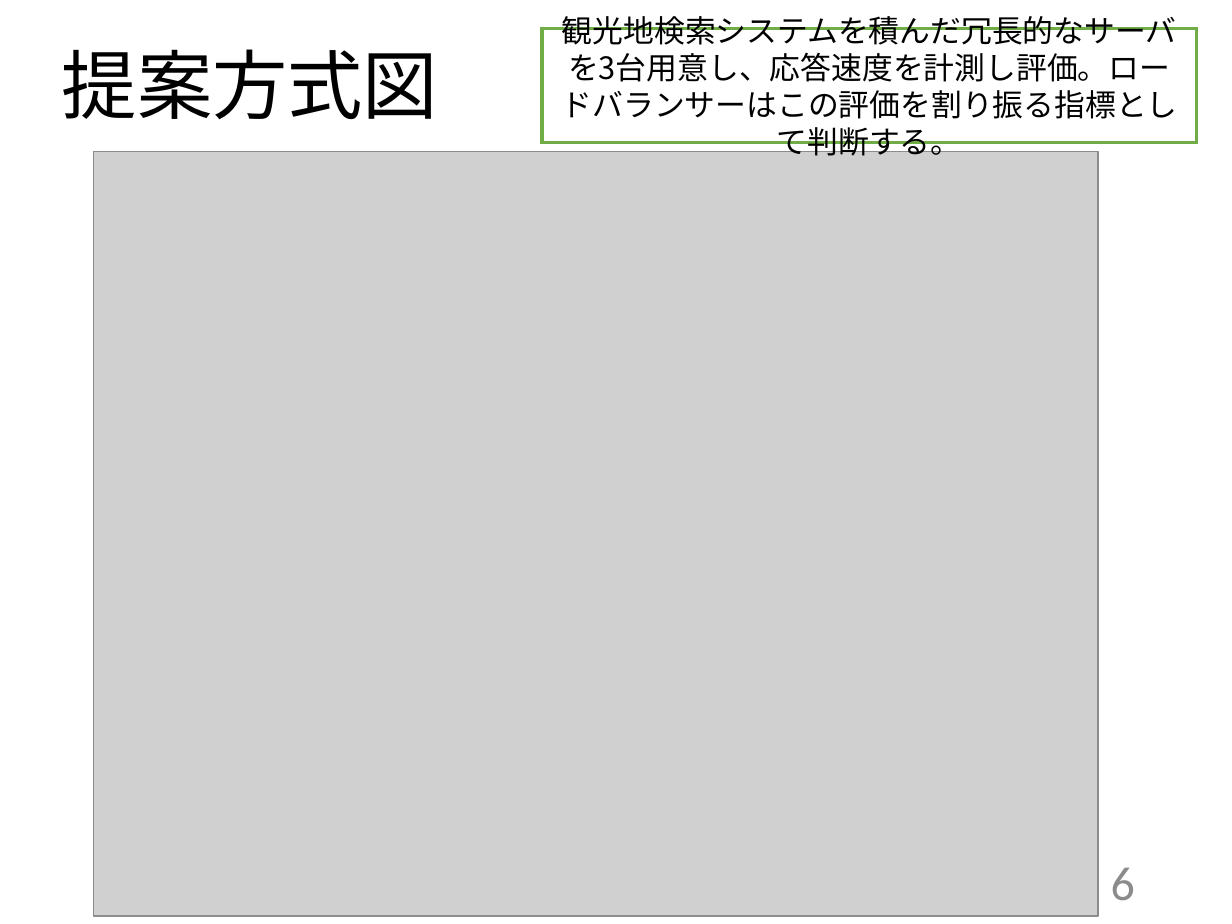
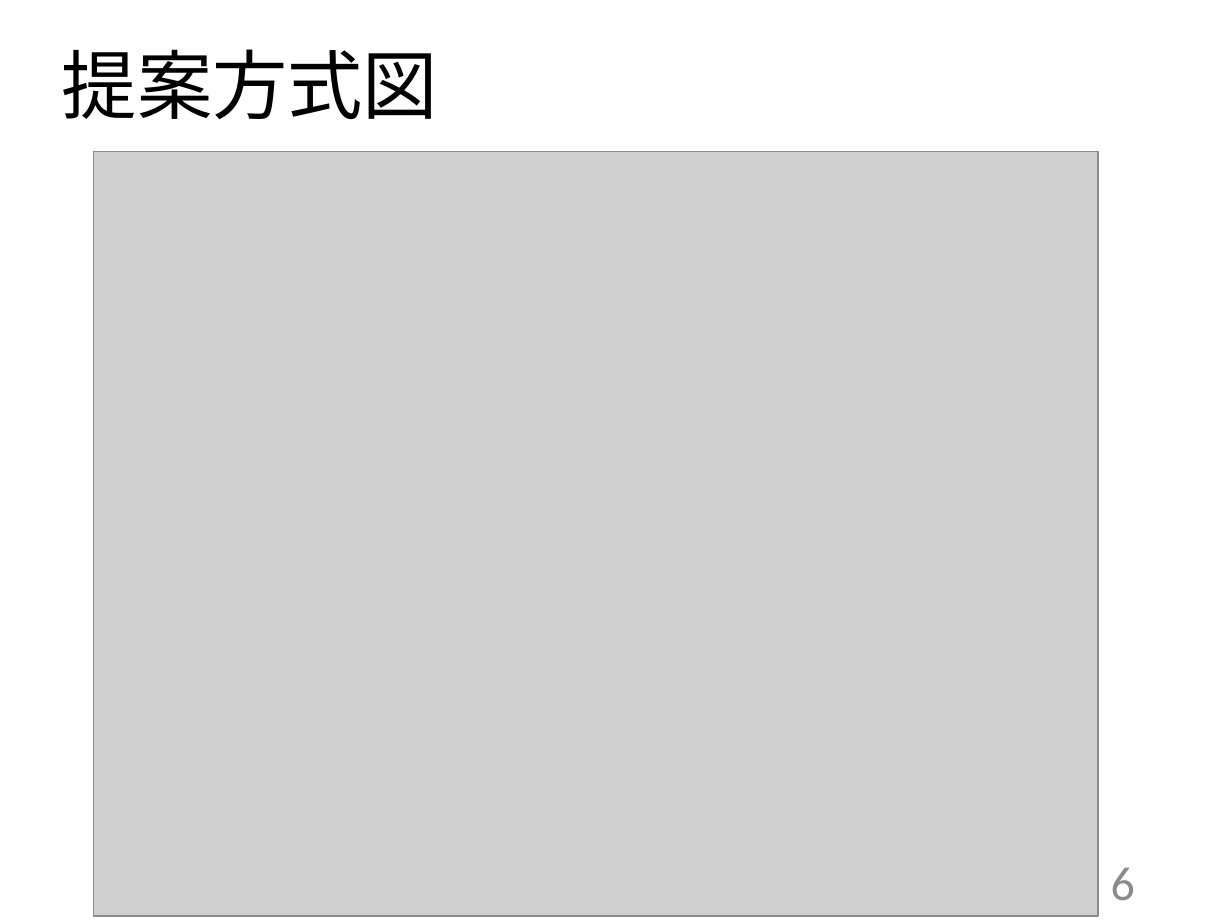
Before and after one commit to kait-takanolab/1821086_matsuo_thesis, a slide deck: slide 6 of 発表用/1821086_中間発表.pptx. Drawn at 1232x924 pixels with LibreOffice and Linux fonts; fonts in the diff are those of the drawing; grey boxes stand for pictures. Boxes give left, top, right and bottom in pixels: in the first picture for what was removed or moved away, otherwise in the second. Text is boxed around its words. In the diff, an @@ line names an element or a change of style, - is before the commit and + after.

```diff
--- a/発表用/1821086_中間発表.pptx
+++ b/発表用/1821086_中間発表.pptx
@@ rectangle removed at (542,28,1196,143) @@
-観光地検索システムを積んだ冗長的なサーバを3台用意し、応答速度を計測し評価。ロードバランサーはこの評価を割り振る指標として判断する。
```
Also in this commit, not shown: 1 slide added.
